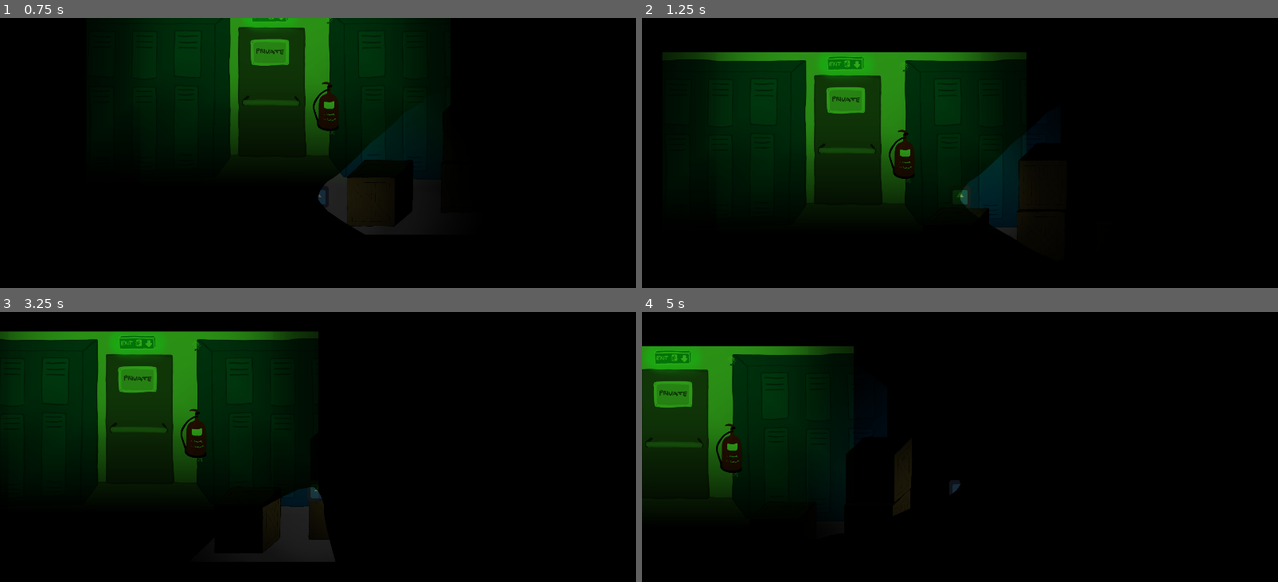
Above: before the commit, frames 1-4 (two rows, left to right).
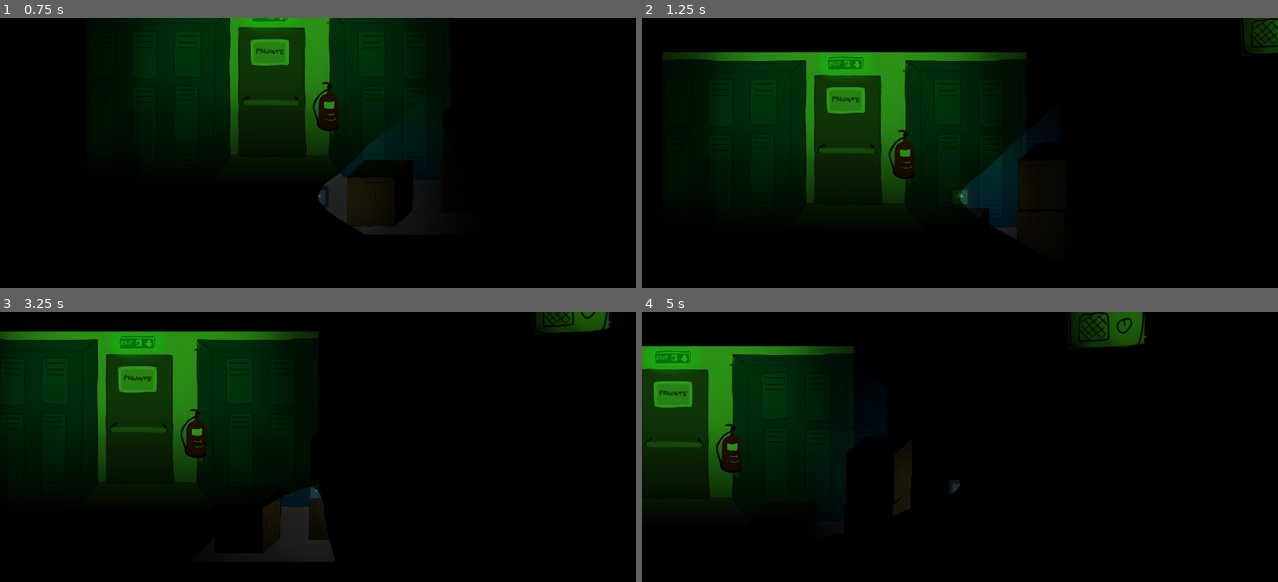
Above: after the commit, the same moments.

Repository: lennovative/ggj21
Game: Godot game, scene res://Scenes/Level.tscn
Two runs of this game, one before a commit and one after it. Both use one fixed random seed, a clock stepped at 60 frames per second and the inputs below. The engine's default icon, where the game draws it, is replaced by a stand-in: a white triangle on a blue panel in a dark square. Sound files missing from this copy of the repository are replaced by a short silence.
Inputs (mouse positions are in pixels of both pictures, inside the frame that each line leads up to):
- Up to frame 1 (0.75 s): move the mouse to (457, 180) at 0.52 s; hold D (right_button) from 0.53 s (still down)
- Up to frame 2 (1.25 s): keep holding D (right_button); tap Space (jump_button) at 0.77 s
- Up to frame 3 (3.25 s): move the mouse to (190, 509) at 1.27 s; tap Space (jump_button) at 1.52, 3.02 s; move the mouse to (381, 411) at 2.02 s; release D (right_button) at 2.03 s; hold A (left_button) 2.03-2.78 s; move the mouse to (286, 563) at 2.77 s; hold D (right_button) from 2.78 s (still down)
- Up to frame 4 (5 s): move the mouse to (1150, 544) at 3.52 s; tap Space (jump_button) at 3.77, 4.52 s; move the mouse to (769, 436) at 4.27 s; release D (right_button) at 4.28 s; hold A (left_button) from 4.28 s (still down)

Frame 1 is identical in both runs. In frame 2, 0.6% of the frame differs, in the area x 94-100%, y 0-14%; in frame 3, 0.7%; in frame 4, 1.3%, in the area x 67-80%, y 0-14%.

Commit message:
Added Radio Light

Diff:
--- a/Scenes/Items/item_radio.tscn
+++ b/Scenes/Items/item_radio.tscn
@@ -1,7 +1,8 @@
-[gd_scene load_steps=3 format=2]
+[gd_scene load_steps=4 format=2]
 
 [ext_resource path="res://Assets/Sounds/radiostatic.wav" type="AudioStream" id=1]
 [ext_resource path="res://Assets/Graphics/items/item_radio.png" type="Texture" id=2]
+[ext_resource path="res://Assets/Graphics/light.png" type="Texture" id=3]
 
 [node name="item_radio" type="Sprite"]
 modulate = Color( 0.478431, 0.478431, 0.478431, 1 )
@@ -11,3 +12,9 @@
 stream = ExtResource( 1 )
 autoplay = true
 bus = "SFX"
+
+[node name="Light2D" type="Light2D" parent="."]
+position = Vector2( 80.0905, 26.6968 )
+scale = Vector2( 0.5, 0.5 )
+texture = ExtResource( 3 )
+color = Color( 0.258824, 0.819608, 0.0784314, 1 )
Binary file added: Assets/Graphics/light.png
